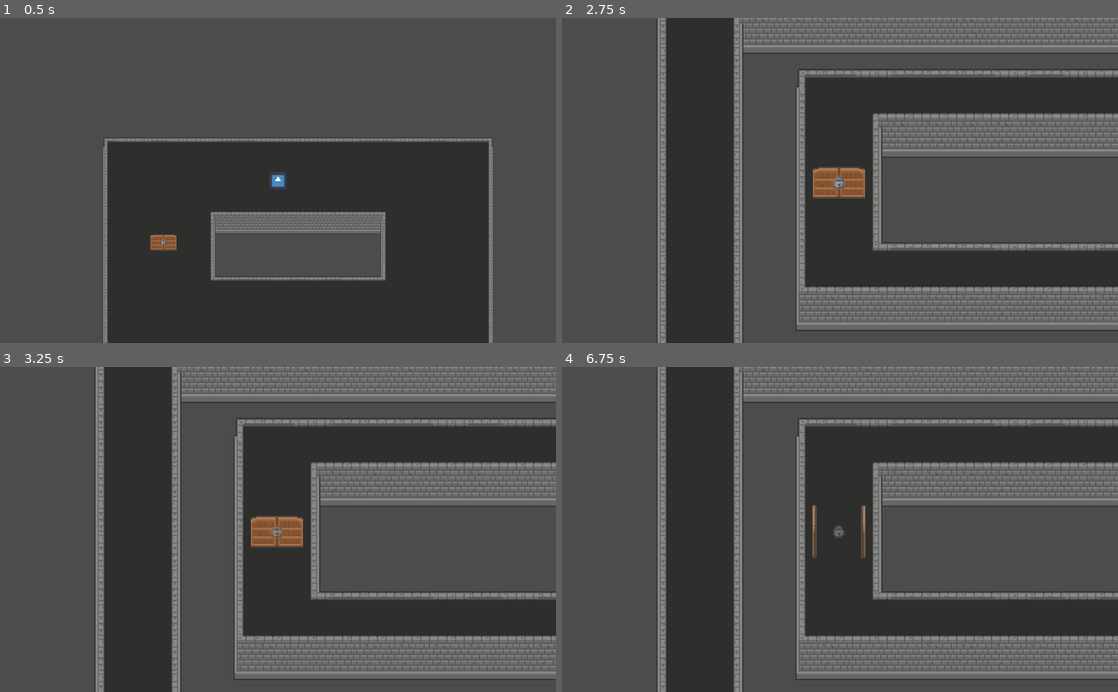
Above: before the commit, frames 1-4 (two rows, left to right).
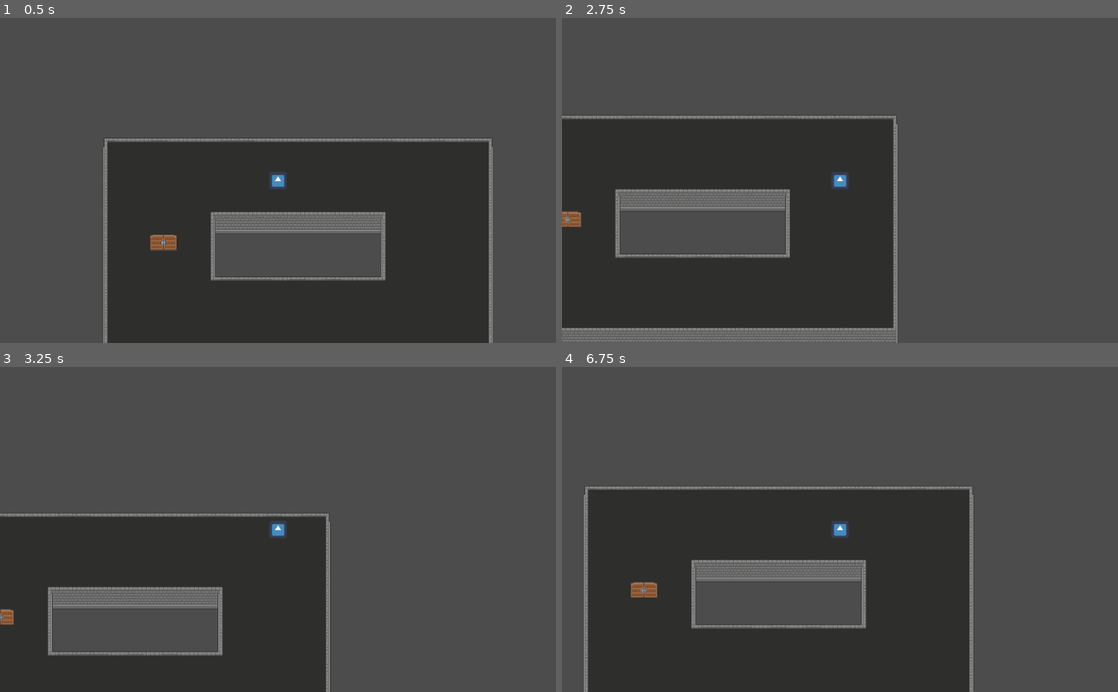
Above: after the commit, the same moments.

Repository: Mark-Mitchell/project-stark
Game: Godot game, scene res://Main.tscn
The game is run twice, just before and just after one commit, with the same random seed, the same clock (stepped at 60 frames per second) and the same inputs. The engine's default icon, where the game draws it, is replaced by a stand-in: a white triangle on a blue panel in a dark square.
Inputs:
- Up to frame 1 (0.5 s): no input
- Up to frame 2 (2.75 s): tap Enter (ui_accept) at 0.5, 0.6, 0.77, 1.07, 1.35, 1.52, 1.82, 2, 2.1 s; hold Right (ui_right) 0.53-1.28 s; hold Down (ui_down) 1.28-2.03 s; hold Right (ui_right) from 2.03 s (still down)
- Up to frame 3 (3.25 s): release Right (ui_right) at 2.78 s; hold Up (ui_up) from 2.78 s (still down); tap Enter (ui_accept) at 2.85, 3.02 s
- Up to frame 4 (6.75 s): tap Enter (ui_accept) at 3.32, 3.6, 3.77, 4.07, 4.35, 4.52, 4.82, 5.1, 5.85, 6.02, 6.32, 6.6 s; release Up (ui_up) at 3.53 s; hold Left (ui_left) 3.53-5.03 s; hold Down (ui_down) 5.03-5.78 s; hold Right (ui_right) 5.78-6.53 s; hold Up (ui_up) from 6.53 s (still down)

Frame 1 is identical in both runs. In frame 2, 57% of the frame differs, in the area x 0-100%, y 0-100%; in frame 3, 56%; in frame 4, 59%, in the area x 3-100%, y 0-100%.

Commit message:
Some More features

Diff:
--- /dev/null
+++ b/Autoload.gd
@@ -0,0 +1,4 @@
+extends Node
+
+
+var teleport_available = false
--- a/Objects/Exit.gd
+++ b/Objects/Exit.gd
@@ -9,18 +9,18 @@
 
 func _process(_delta):
 	if Input.is_action_just_pressed("ui_accept"):
-		print("working")
 		op_en()
 
 func op_en():
 	fade_lock()
 
 func fade_lock():
-	for x in range(1,6):
-		lock.set_modulate(lerp(get_modulate(), Color(1,1,1,0), 0.2*x))
-		$LockFadeOut.start()
-		yield($LockFadeOut, "timeout")
-	open_door()
+	if AL.teleport_available:
+		for x in range(1,6):
+			lock.set_modulate(lerp(get_modulate(), Color(1,1,1,0), 0.2*x))
+			$LockFadeOut.start()
+			yield($LockFadeOut, "timeout")
+		open_door()
 
 func open_door():
 	Door.region_rect = Rect2(75,589,45,37)
@@ -32,5 +32,4 @@
 	switch_to_next_level()
 
 func switch_to_next_level():
-
 	get_tree().change_scene("res://Levels/Level2.tscn")
--- a/Objects/FillerChar.gd
+++ b/Objects/FillerChar.gd
@@ -11,4 +11,10 @@
 
 
 func _on_Area2D_body_entered(close_body):
-	close_body.is_in_group("exit")
+	if close_body.is_in_group("exit"):
+		AL.teleport_available = true
+
+
+func _on_Area2D_body_exited(body):
+	if body.is_in_group("exit"):
+		AL.teleport_available = false
--- a/Objects/FillerChar.tscn
+++ b/Objects/FillerChar.tscn
@@ -27,3 +27,4 @@
 shape = SubResource( 2 )
 
 [connection signal="body_entered" from="Area2D" to="." method="_on_Area2D_body_entered"]
+[connection signal="body_exited" from="Area2D" to="." method="_on_Area2D_body_exited"]
--- a/project.godot
+++ b/project.godot
@@ -14,6 +14,10 @@
 run/main_scene="res://Main.tscn"
 config/icon="res://icon.png"
 
+[autoload]
+
+AL="*res://Autoload.gd"
+
 [gui]
 
 common/drop_mouse_on_gui_input_disabled=true
